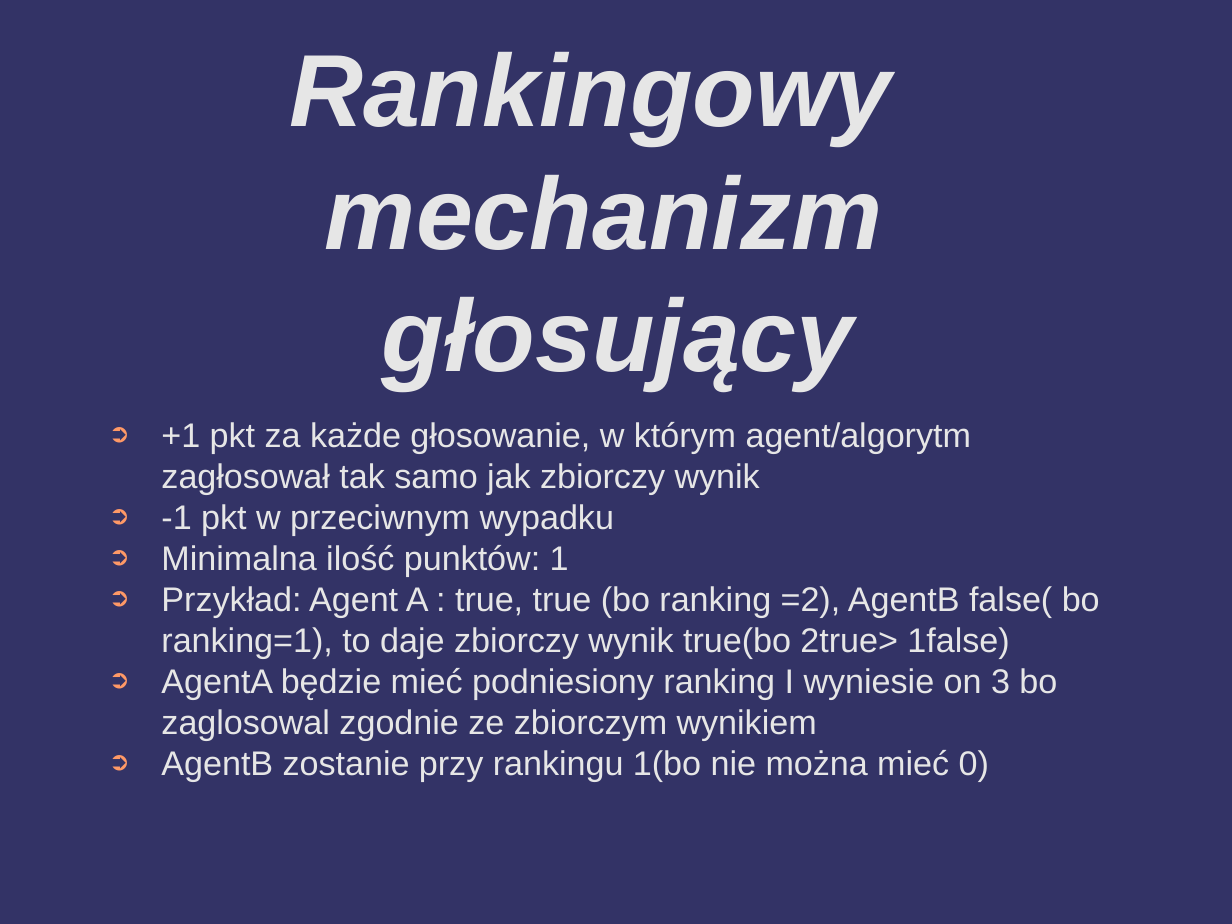
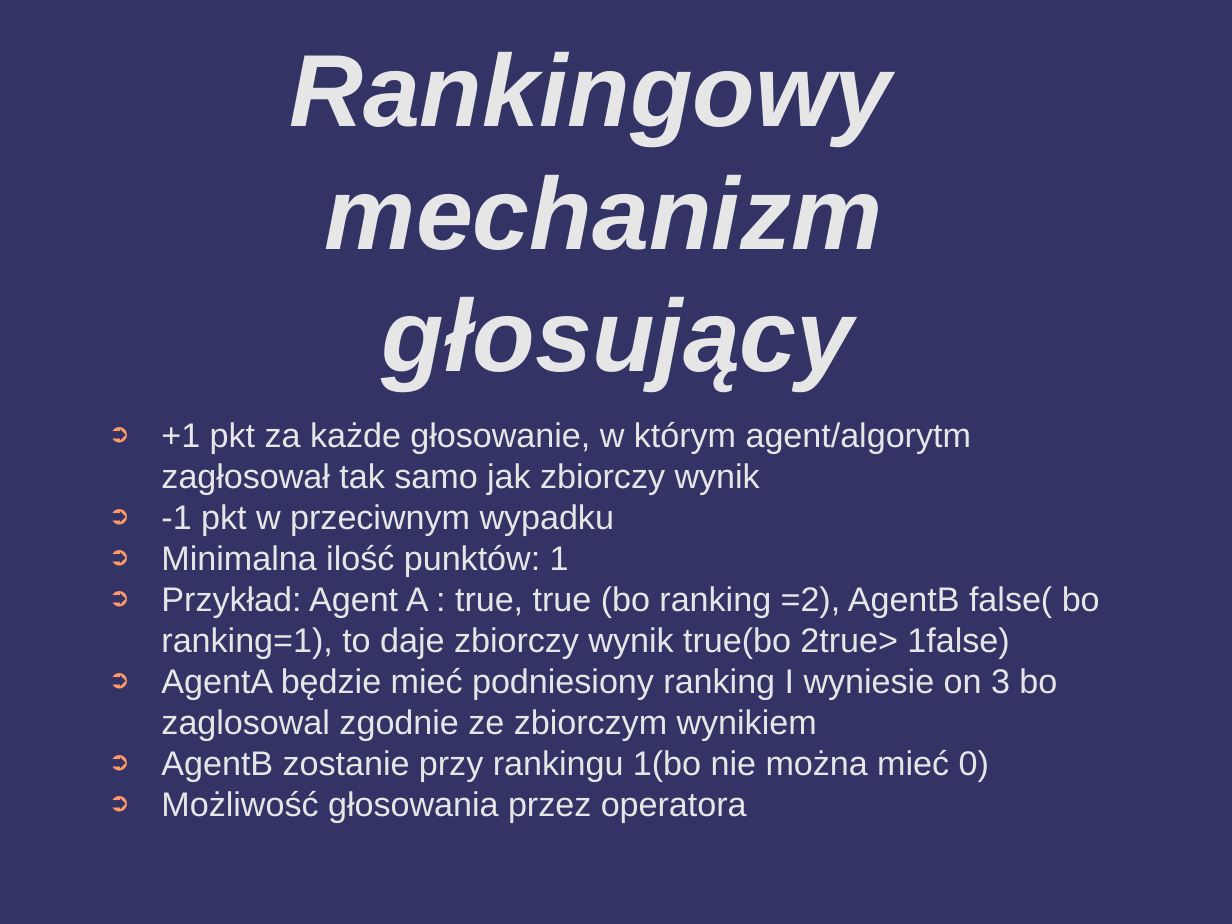
Before and after one commit to barimale/HackNation2025-anomaly-detector, a slide deck: slide 3 of presentation/hackNation2025 - prezentacja - Mateusz Wolnica.odp (slide 9 before the commit). Drawn at 1232x924 pixels with LibreOffice and Linux fonts; fonts in the diff are those of the drawing; background and template pictures are left out. Boxes give left, top, right and bottom in pixels: in the first picture for what was removed or moved away, otherwise in the second. Text is boxed around its words. In the diff, an @@ line names an element or a change of style, - is before the commit and + after.

```diff
--- a/presentation/hackNation2025 - prezentacja - Mateusz Wolnica.odp
+++ b/presentation/hackNation2025 - prezentacja - Mateusz Wolnica.odp
@@ text at (x1=161, y1=791, x2=747, y2=822): paragraph added @@
+➲ Możliwość głosowania przez operatora
```
Also in this commit, not shown: 2 other slides changed, 4 slides added, 13 slides removed, 26 other files.
